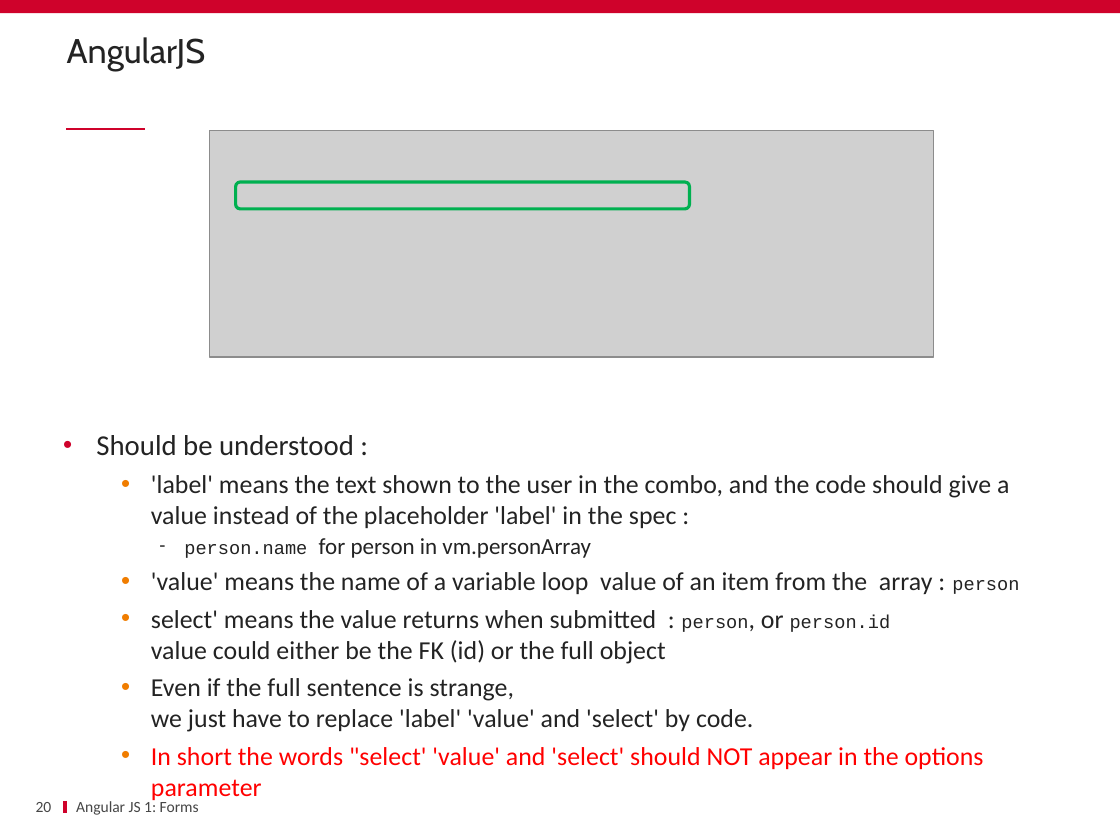
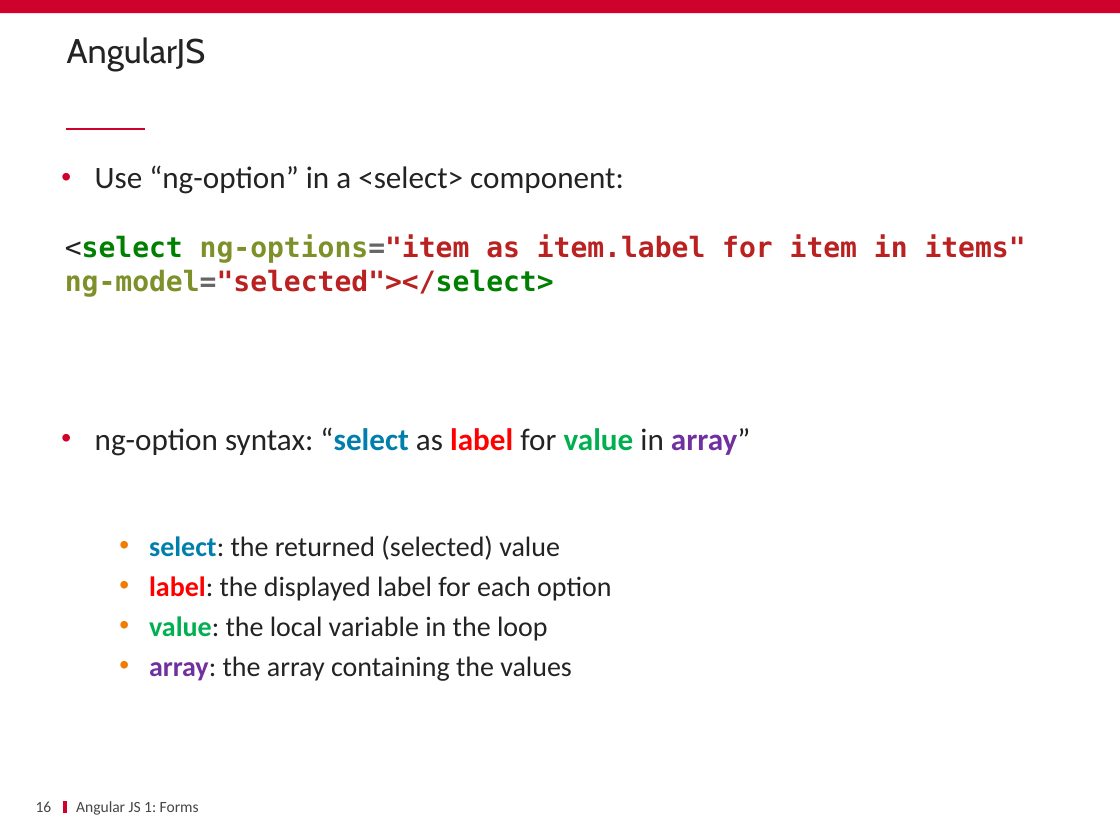
Before and after one commit to ycintre/formation-angularjs, a slide deck: slide 16 of 07 Forms & Validation/Forms & Validation.pptx (slide 20 before the commit). Drawn at 1120x840 pixels with LibreOffice and Linux fonts; fonts in the diff are those of the drawing; grey boxes stand for pictures; background and template pictures are left out. Boxes give left, top, right and bottom in pixels: in the first picture for what was removed or moved away, otherwise in the second. Text is boxed around its words. In the diff, an @@ line names an element or a change of style, - is before the commit and + after.

```diff
--- a/07 Forms & Validation/Forms & Validation.pptx
+++ b/07 Forms & Validation/Forms & Validation.pptx
@@ picture removed at (209,131,934,357) @@
@@ text at (95,165,750,681): text changed; size 16.6 to 18 pt @@
-• Should be understood :
-  • 'label' means the text shown to the user in the combo, and the code should give a value instead of the placeholder 'label' in the spec :
-    ‐ person.name for person in vm.personArray
-  • 'value' means the name of a variable loop value of an item from the array : person
-  • select' means the value returns when submitted : person, or person.id
-    value could either be the FK (id) or the full object
-  • Even if the full sentence is strange,
-    we just have to replace 'label' 'value' and 'select' by code.
-  • In short the words "select' 'value' and 'select' should NOT appear in the options parameter
+• Use “ng-option” in a <select> component:
+• ng-option syntax: “select as label for value in array”
+  • select: the returned (selected) value
+  • label: the displayed label for each option
+  • value: the local variable in the loop
+  • array: the array containing the values
@@ rounded rectangle removed at (235,181,689,208) @@
@@ text added at (65,235,1026,297), 18 pt, text #BA2121, bold @@
+<select ng-options="item as item.label for item in items" ng-model="selected"></select>
@@ page number at (36,801,52,812): text changed @@
-20
+16
```
Also in this commit, not shown: 3 other slides changed, 8 slides removed.
